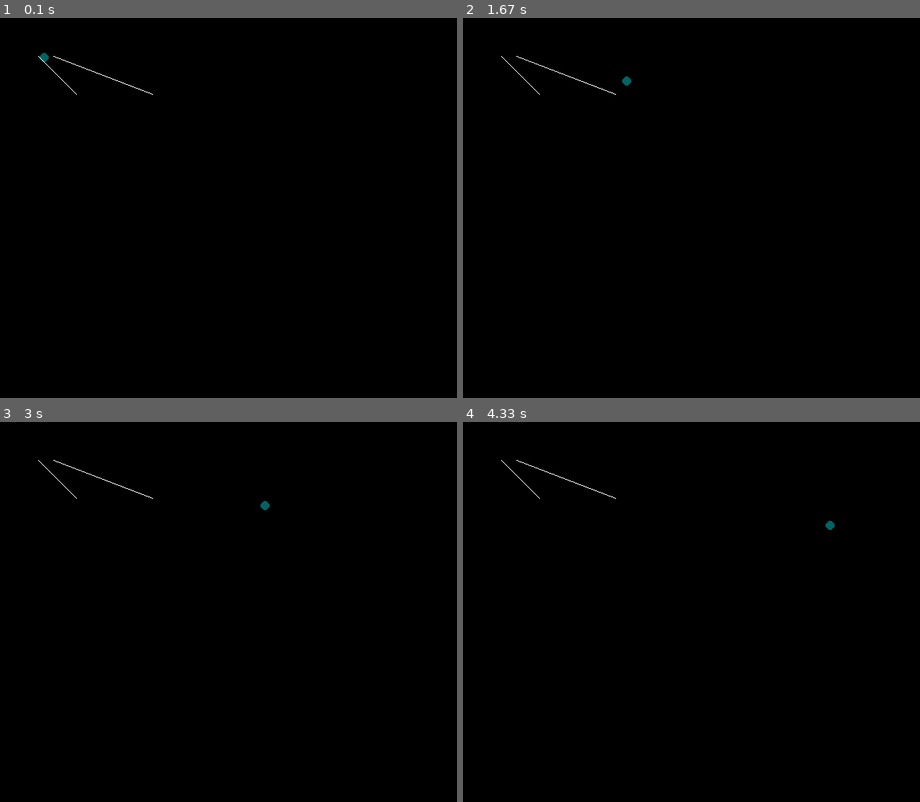
Above: before the commit, frames 1-4 (two rows, left to right).
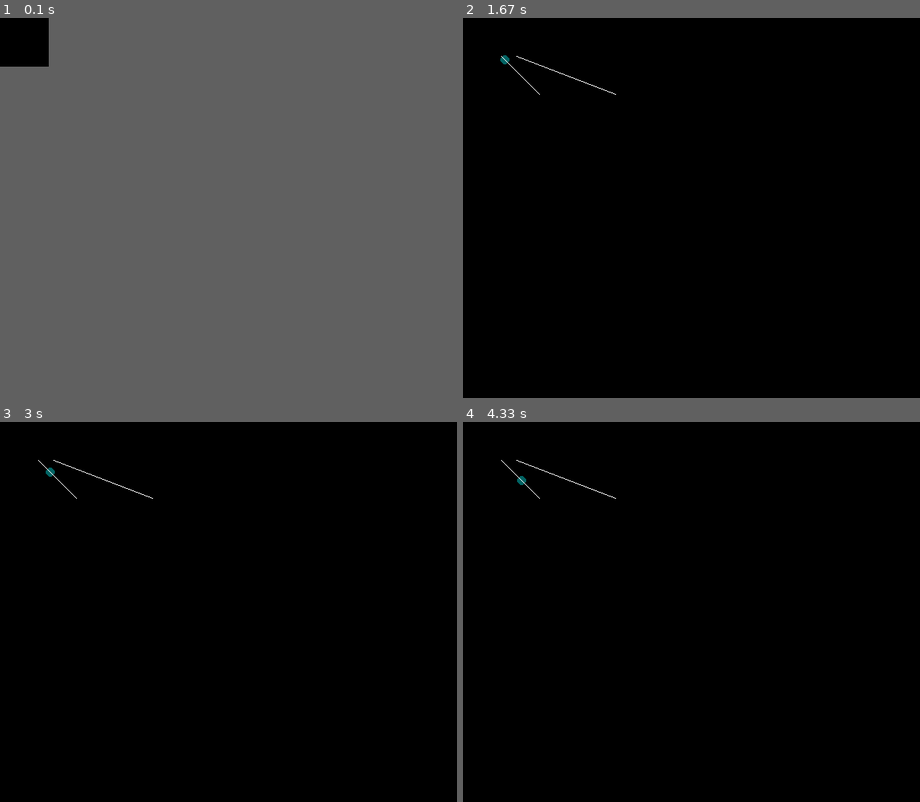
Above: after the commit, the same moments.

Repository: Helumpago/SimplePhysics
Game: pygame game, started from main.py
Two runs of this game, one before a commit and one after it. Both use one fixed random seed, a clock stepped at 60 frames per second and the inputs below.
Inputs:
- Up to frame 1 (0.1 s): no input
- Up to frame 2 (1.67 s): no input
- Up to frame 3 (3 s): no input
- Up to frame 4 (4.33 s): no input
In frame 1 the window is 600x500 before the commit and 64x64 after it. Grey fills any space a smaller window leaves; there, only what the larger window draws over its background counts as a difference.

The runs differ from the first frame. In frame 1, less than 0.1% of the frame differs, in the area x 8-34%, y 9-21%; in frame 2, less than 0.1%; in frame 3, less than 0.1%; in frame 4, less than 0.1%.

Commit message:
Corrected bugs to thread synchronization.  Probably still not quite right.  Oh well.

Diff:
--- a/base_obj.py
+++ b/base_obj.py
@@ -17,6 +17,7 @@
 	" @param Workspace p: The workspace that this object should be parented to
 	"""
 	def parent(self, p):
+		p.addObj(self)
 		self.p = p
 
 	"""
--- a/main.py
+++ b/main.py
@@ -10,8 +10,11 @@
 
 mthread = World(windowSize = (600, 500), scale = 2)
 s = Sphere(r = 3, pos = (50, 50), color = (0, 100, 100), velocity = (50, 10))
-mthread.addObj(s)
+s.parent(mthread.workspace)
 mthread.start()
 
 mthread.addObj(Wall(pos1 = (50, 50), pos2 = (100, 100)))
 mthread.addObj(Wall(pos1 = (70, 50), pos2 = (200, 100)))
+
+time.sleep(1)
+s.velocity = (4, 4)
--- a/workspace.py
+++ b/workspace.py
@@ -11,3 +11,9 @@
 		self.view = None # Reference to the Pygame window object
 		self.objects = []
 		self.lock = threading.Semaphore()
+
+	"""
+	" Adds a new object to this workspace
+	"""
+	def addObj(self, o):
+		self.objects.append(o)
--- a/world.py
+++ b/world.py
@@ -45,9 +45,7 @@
 	" Adds a new object to this world's workspace
 	"""
 	def addObj(self, o):
-		self.workspace.lock.acquire() # Unlock the workspace
-		self.workspace.objects.append(o)
-		self.workspace.lock.release()
+		self.workspace.addObj(o)
 
 	"""
 	" Render all drawable objects
